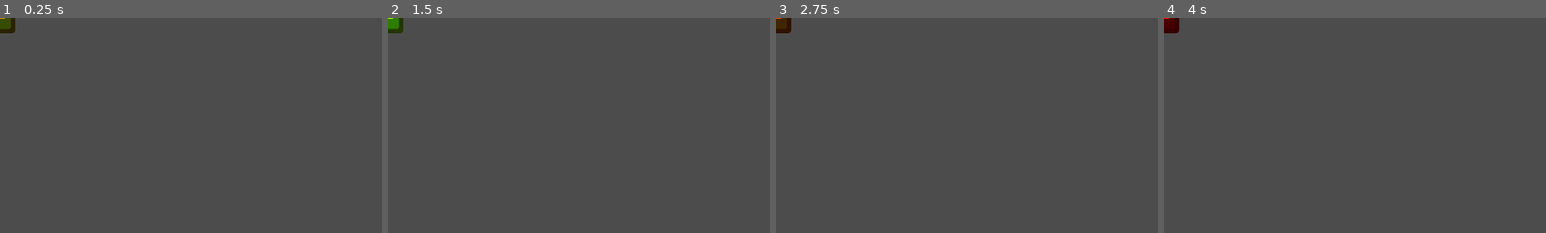
Above: before the commit, frames 1-4 (left to right).
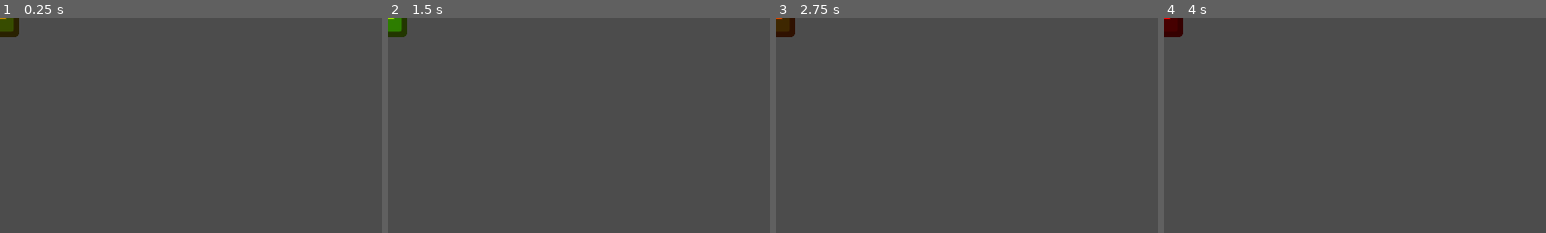
Above: after the commit, the same moments.

Repository: warriormaster12/HeartTale
Game: Godot game, scene res://GameObjects/HealthPack/BloodGenerators.tscn
Same seed, same stepped clock (60 frames per second), same inputs: the game is played once before the commit and once after it. This scene is started directly instead of the project's main scene. The engine's default icon, where the game draws it, is replaced by a stand-in: a white triangle on a blue panel in a dark square.
Inputs (mouse positions are % of the whole screen's width and height, from its top left):
- Up to frame 1 (0.25 s): no input
- Up to frame 2 (1.5 s): tap Enter at 0.5 s; move the mouse to (72, 45) at 0.52 s; press the mouse at (72, 45) at 0.53 s; tap R (restart_game) at 1.25 s; move the mouse to (30, 55) at 1.27 s; release the mouse at (30, 55) at 1.28 s; tap S (move_b) at 1.35 s
- Up to frame 3 (2.75 s): tap R (restart_game) at 2 s; move the mouse to (60, 28) at 2.02 s; hold W (move_f) from 2.03 s (still down)
- Up to frame 4 (4 s): tap R (restart_game) at 2.75, 3.5 s; move the mouse to (45, 70) at 2.77 s; release W (move_f) at 2.78 s; tap A (move_l) at 2.85 s; move the mouse to (80, 65) at 3.52 s; hold D (move_r) from 3.53 s (still down)
The pictures show only the part of the screen within x 0-50%, y 0-50%; the shares and areas given below are measured in that part.

The runs differ from the first frame. In frame 1, 0.2% of the frame differs, in the area x 0-5%, y 0-9%; in frame 2, 0.2%; in frame 3, 0.2%; in frame 4, 0.2%.

Commit message:
fixed somethings

Diff:
--- a/GameObjects/Bullet/Bullet.gd
+++ b/GameObjects/Bullet/Bullet.gd
@@ -31,17 +31,21 @@
 
 
 func _on_Area2D_body_entered(body):
+	if body.is_in_group("BloodGenerators"):
+		body.health -= damage
+		$Sprite.visible = false
+		sfx_audio_source_node.play()
 	if body.name == target:
 		if body.get("camera_node") != null:
 			body.camera_node._play_animation()
-		sfx_audio_source_node.play()
+
 
 		if !body.get("god_mode") or body.get("god_mode") == false:
 			body.health -= damage
 			$HitParticle._emit_particles()
 		$Sprite.visible = false
-	if body.name == "BloodGenerators":
-		body.queque_free()
+		sfx_audio_source_node.play()
+
 
 
 
--- a/GameObjects/Enemy/BehaviourTree/BTRoot.gd
+++ b/GameObjects/Enemy/BehaviourTree/BTRoot.gd
@@ -19,6 +19,7 @@
 
 # Called every frame. 'delta' is the elapsed time since the previous frame.
 func _physics_process(delta):
+	print(stages)
 	if active_node == get_node("Stage"):
 		if stages == 0:
 			do_once = true
--- a/GameObjects/Enemy/Enemy.tscn
+++ b/GameObjects/Enemy/Enemy.tscn
@@ -12,7 +12,9 @@
 [sub_resource type="StyleBoxFlat" id=2]
 bg_color = Color( 1, 0, 0, 1 )
 
-[node name="Enemy" type="KinematicBody2D"]
+[node name="Enemy" type="KinematicBody2D" groups=[
+"Enemy",
+]]
 script = ExtResource( 3 )
 health = 1000
 sfx_audio_source = NodePath("SFX")
--- a/GameObjects/HealthPack/BloodGenerators.gd
+++ b/GameObjects/HealthPack/BloodGenerators.gd
@@ -1,9 +1,10 @@
-extends Node2D
+extends KinematicBody2D
 
 
 # Declare member variables here. Examples:
 # var a = 2
 # var b = "text"
+var health = 1
 
 
 # Called when the node enters the scene tree for the first time.
@@ -12,5 +13,13 @@
 
 
 # Called every frame. 'delta' is the elapsed time since the previous frame.
-#func _process(delta):
-#	pass
+func _process(delta):
+	if health <= 0:
+		queue_free()
+
+
+func _on_Timer_timeout():
+	var enemies = get_tree().get_nodes_in_group("Enemy")
+	for enemy in enemies:
+		if enemy.health != 3000:
+			enemy.health += 10
--- a/GameObjects/HealthPack/BloodGenerators.tscn
+++ b/GameObjects/HealthPack/BloodGenerators.tscn
@@ -19,13 +19,26 @@
 "values": [ Color( 1, 0, 0, 1 ), Color( 0.592157, 1, 0, 1 ), Color( 1, 0, 0, 1 ) ]
 }
 
-[node name="BloodGenerators" type="Node2D"]
-scale = Vector2( 0.8, 0.8 )
+[sub_resource type="CircleShape2D" id=2]
+radius = 42.7832
+
+[node name="BloodGenerators" type="KinematicBody2D" groups=[
+"BloodGenerators",
+]]
 script = ExtResource( 2 )
 
+[node name="Timer" type="Timer" parent="."]
+wait_time = 0.5
+autostart = true
+
 [node name="Sprite" type="Sprite" parent="."]
-modulate = Color( 0.795415, 0.501627, 0, 1 )
+modulate = Color( 1, 0, 0, 1 )
+show_behind_parent = true
 texture = ExtResource( 1 )
 
 [node name="AnimationPlayer" type="AnimationPlayer" parent="Sprite"]
 anims/Pulse = SubResource( 1 )
+
+[node name="CollisionShape2D" type="CollisionShape2D" parent="."]
+shape = SubResource( 2 )
+[connection signal="timeout" from="Timer" to="." method="_on_Timer_timeout"]
--- a/Levels/BossLevel.gd
+++ b/Levels/BossLevel.gd
@@ -14,7 +14,7 @@
 
 # Called every frame. 'delta' is the elapsed time since the previous frame.
 func _process(delta):
-
+	var generators = get_tree().get_nodes_in_group("BloodGenerators")
 	var camera_position = _get_camera_center()
 	if $Enemy != null:
 		if $Enemy.god_mode == true:
@@ -37,7 +37,8 @@
 					another_do_once = false
 		else:
 			another_do_once = true
-
+		if generators.size() == 0 and $Enemy/BTRoot.stages == 6:
+			$Enemy.god_mode = false
 
 func _get_camera_center():
 	var vtrans = get_canvas_transform()
Not shown: 1 places in GameObjects/HealthPack/BloodGenerators.tscn that only renumber resources
